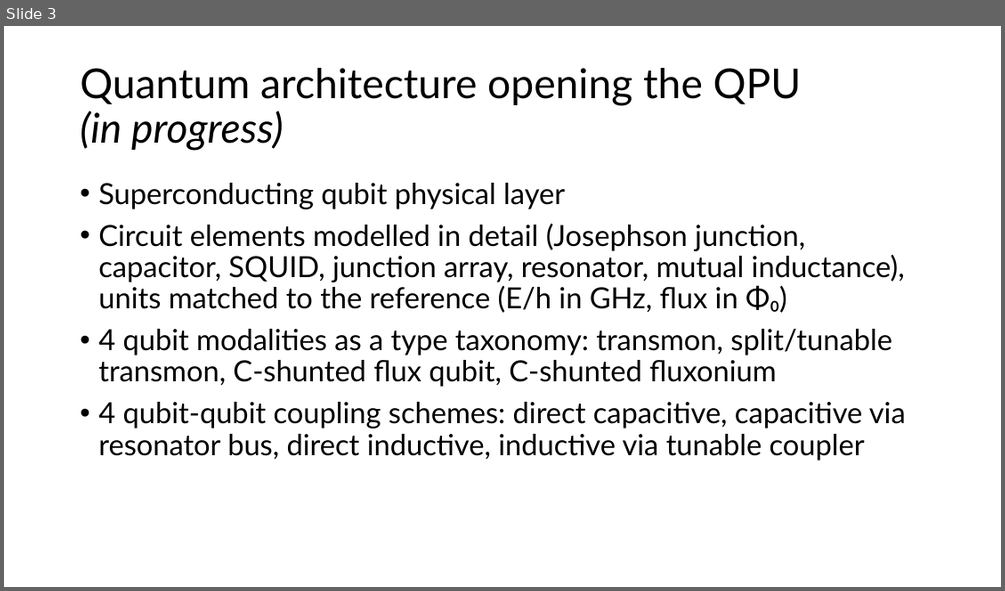
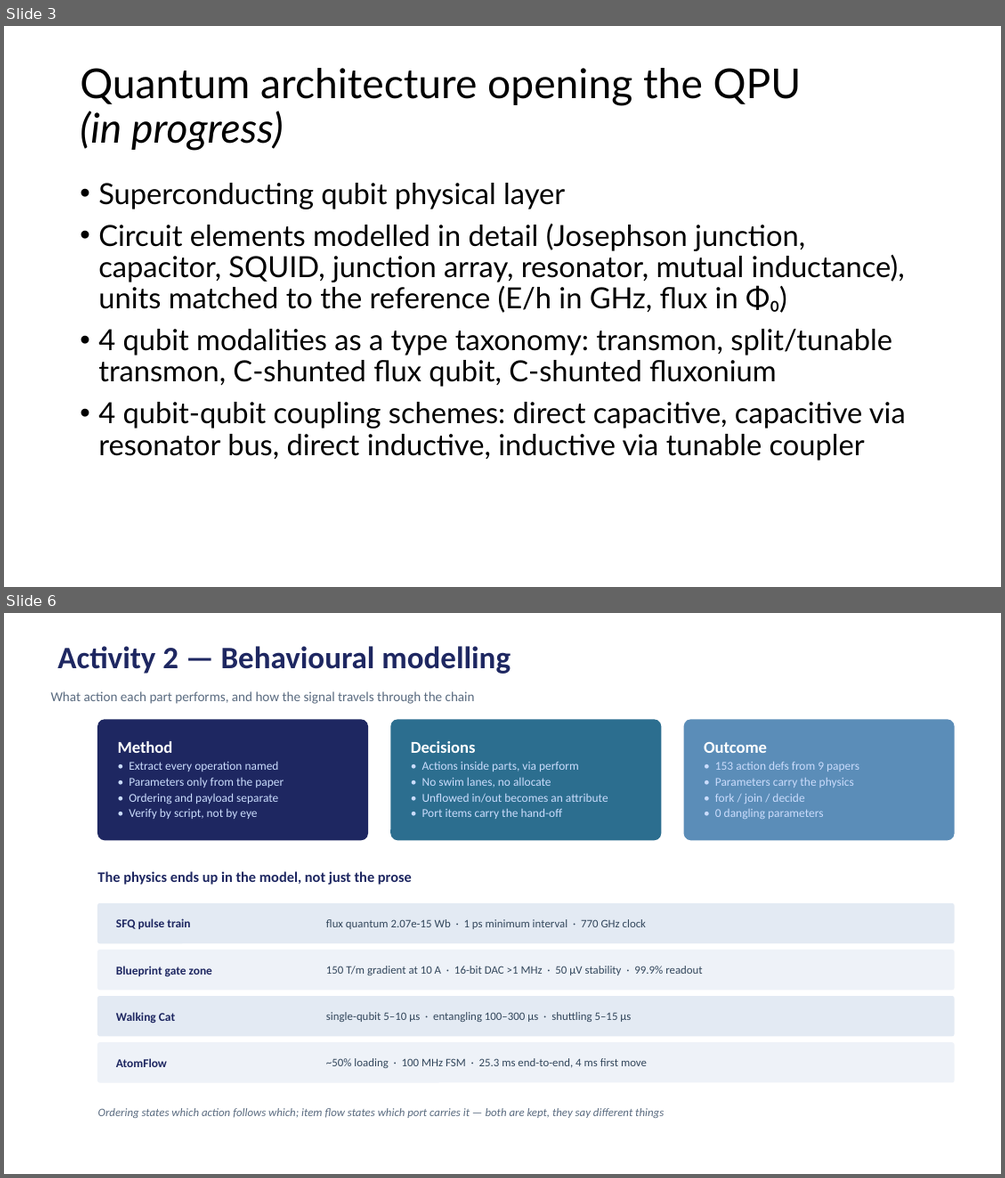
Before and after one commit to Loughborough-Quantum-System-Engineering/QSysML, a slide deck: QSysML QC meeting.pptx. Shown one above the other, each under a label of ours: slide 3 before the commit, slides 3 and 6 after it; the slides between them are not shown. The pictures are 1005x591 and 1005x1178 pixels, drawn with LibreOffice and Linux fonts; fonts in the diff are those of the drawing. Boxes give left, top, right and bottom in pixels: in the first picture for what was removed or moved away, otherwise in the second. Text is boxed around its words. In the diff, an @@ line names an element or a change of style, - is before the commit and + after.

```diff
--- a/QSysML QC meeting.pptx
+++ b/QSysML QC meeting.pptx
@@ slide 6 added at (x1=4, y1=613, x2=1001, y2=1174), background #FFFFFF @@
@@ title added at (x1=57, y1=646, x2=510, y2=674), 30 pt, text #1E2761, bold @@
+Activity 2 — Behavioural modelling
@@ text added at (x1=51, y1=691, x2=475, y2=704), 13 pt, text #5A6B80 @@
+What action each part performs, and how the signal travels through the chain
@@ rounded rectangle added at (x1=97, y1=719, x2=368, y2=840), fill #1E2761, 11.5 pt, text #CADCFC @@
+Method
+• Extract every operation named
+• Parameters only from the paper
+• Ordering and payload separate
+• Verify by script, not by eye
@@ rounded rectangle added at (x1=390, y1=719, x2=662, y2=840), fill #2C6E8F, 11.5 pt, text #CADCFC @@
+Decisions
+• Actions inside parts, via perform
+• No swim lanes, no allocate
+• Unflowed in/out becomes an attribute
+• Port items carry the hand-off
@@ rounded rectangle added at (x1=684, y1=719, x2=955, y2=840), fill #5B8DB8, 11.5 pt, text #CADCFC @@
+Outcome
+• 153 action defs from 9 papers
+• Parameters carry the physics
+• fork / join / decide
+• 0 dangling parameters
@@ text added at (x1=97, y1=871, x2=412, y2=884), 14 pt, text #1E2761, bold @@
+The physics ends up in the model, not just the prose
@@ rounded rectangle added at (x1=97, y1=903, x2=955, y2=943), fill #E3EAF3 @@
@@ rounded rectangle added at (x1=115, y1=903, x2=317, y2=943), 11.5 pt, text #1E2761, bold @@
+SFQ pulse train
@@ rounded rectangle added at (x1=325, y1=903, x2=931, y2=943), 11 pt, text #33475C @@
+flux quantum 2.07e-15 Wb · 1 ps minimum interval · 770 GHz clock
@@ rounded rectangle added at (x1=97, y1=949, x2=955, y2=989), fill #EEF2F8 @@
@@ rounded rectangle added at (x1=115, y1=949, x2=317, y2=989), 11.5 pt, text #1E2761, bold @@
+Blueprint gate zone
@@ rounded rectangle added at (x1=325, y1=949, x2=931, y2=989), 11 pt, text #33475C @@
+150 T/m gradient at 10 A · 16-bit DAC >1 MHz · 50 µV stability · 99.9% readout
@@ rounded rectangle added at (x1=97, y1=996, x2=955, y2=1037), fill #E3EAF3 @@
@@ rounded rectangle added at (x1=115, y1=996, x2=317, y2=1037), 11.5 pt, text #1E2761, bold @@
+Walking Cat
@@ rounded rectangle added at (x1=325, y1=996, x2=931, y2=1037), 11 pt, text #33475C @@
+single-qubit 5–10 µs · entangling 100–300 µs · shuttling 5–15 µs
@@ rounded rectangle added at (x1=97, y1=1042, x2=955, y2=1083), fill #EEF2F8 @@
@@ rounded rectangle added at (x1=115, y1=1042, x2=317, y2=1083), 11.5 pt, text #1E2761, bold @@
+AtomFlow
@@ rounded rectangle added at (x1=325, y1=1042, x2=931, y2=1083), 11 pt, text #33475C @@
+~50% loading · 100 MHz FSM · 25.3 ms end-to-end, 4 ms first move
@@ text added at (x1=98, y1=1108, x2=663, y2=1118), 11 pt, text #5A6B80, italic @@
+Ordering states which action follows which; item flow states which port carries it — both are kept, they say different things
```
Also in this commit, not shown: 3 other slides added, 2 slides removed, 14 other files.
